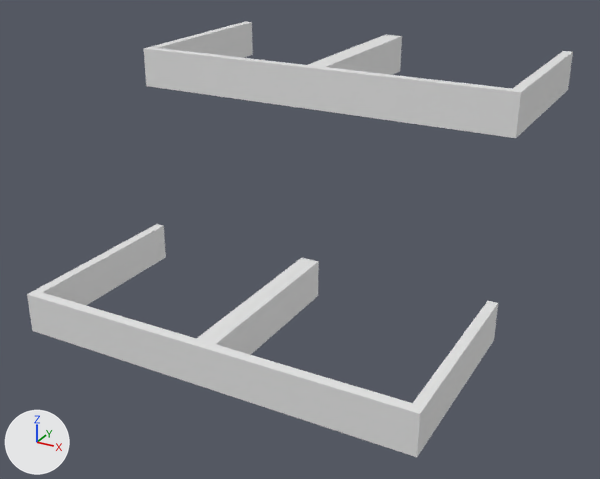
One commit to the OBJ model data/bmc/SET_4W2C/t_451.obj: the scene before it, then after it.
Both versions are drawn from a 50 mm camera at (0.926, -1.738, 0.72) aimed at (0.002, -0.059, -0.12). The lights are fixed; the arrows at lower left show +X, +Y and +Z. Where no turn or scale is listed for an object, it has been applied to the vertices.

Names of what the first picture shows: 't_451'.
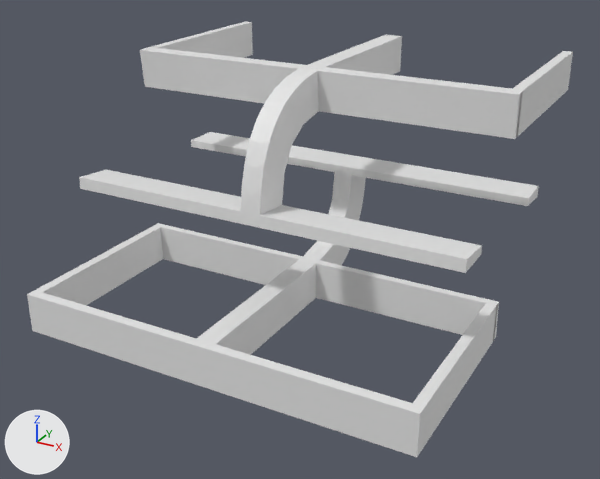
The change, as a list of edits to the scene's bpy script:
```text
Change me_t_451:
    used by ob_t_451; location = (0.0, 0.0, 0.0)
    remove me_t_451.from_pydata(...)  # 56 vertices, 108 faces; spans x -0.5..0.5, y -0.5..0.5, z -0.3..0.3
    add me_t_451.from_pydata(...)  # 316 vertices, 644 faces; spans x -0.5..0.5, y -0.5..0.5, z -0.3..0.3
    me_t_451 part 1: a new loose piece of 130 vertices spanning x -0.5..0.5, y -0.286..0.014, z 0.0..0.3
    me_t_451 part 2: a new loose piece of 130 vertices spanning x -0.5..0.5, y -0.014..0.286, z -0.3..0.0
```

Boxes [x1, y1, x2, y2] around the edits, measured in the pictures (600 x 479 px):
part 1 of me_t_451, added
    after: [79, 49, 522, 273]
part 2 of me_t_451, added
    after: [154, 132, 539, 341]
